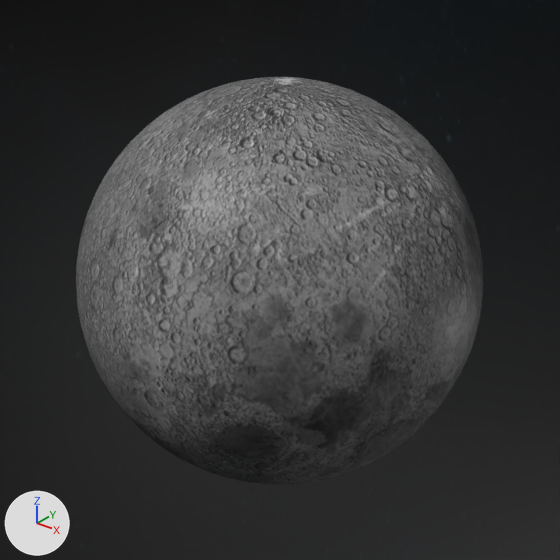
Renders of the Blender file meshes/Moon.blend from each side of a commit.
Both versions are drawn from a 50 mm camera at (22.2, -27.7, 17.2) aimed at (0.0, 0.0, 0.0). The axes (+X, +Y, +Z) are drawn at lower left. The lights are the same throughout.

Script lines for the objects in view, before the commit:
```python
me_moon_display = bpy.data.meshes.new('Moon.Display')
me_moon_display.from_pydata(...)  # 1986 vertices, 3968 faces; spans x -10.0..10.0, y -10.0..10.0, z -10.0..10.0
me_moon_display.polygons.foreach_set('use_smooth', [True] * 3968)
me_moon_display.materials.append(mat_moon)  # picture img_moonsphericalmap_png
me_outerspace_display = bpy.data.meshes.new('OuterSpace.Display')
me_outerspace_display.from_pydata(...)  # 1986 vertices, 3968 faces; spans x -601.0..601.0, y -601.0..601.0, z -601.0..601.0
me_outerspace_display.polygons.foreach_set('use_smooth', [True] * 3968)
me_outerspace_display.materials.append(mat_outerspace)  # picture img_starsbackground_png
ob_moon_display = bpy.data.objects.new('Moon.Display', me_moon_display)
ob_moon_display.location = (0.0, 0.0, 0.0)
ob_outerspace_display = bpy.data.objects.new('OuterSpace.Display', me_outerspace_display)
ob_outerspace_display.location = (0.0, 0.0, 0.0)
```
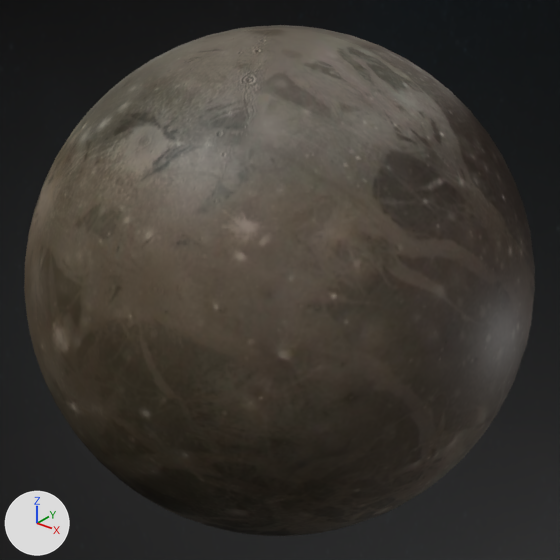
Where the change shows, as pixel boxes [x1, y1, x2, y2] in the pictures (560 x 560 px):
'JupiterGanymede.Display', added
    after: [24, 25, 535, 536]
'Moon.Display', surface changed, recoloured
    both: [76, 77, 483, 484]

The change, as a list of edits to the scene's bpy script:
```text
Add img_titansphericalmap_png:
    img_titansphericalmap_png = load_image('TitanSphericalMap.png', '../images/TitanSphericalMap.png', 2000, 1000, 'sRGB')
Add img_ganymedesphericalmap_png:
    img_ganymedesphericalmap_png = load_image('GanymedeSphericalMap.png', '../images/GanymedeSphericalMap.png', 1800, 900, 'sRGB')
Add mat_titan:
    mat_titan = principled_material('Titan')
    mat_titan.texture = img_titansphericalmap_png
Add mat_ganymede:
    mat_ganymede = principled_material('Ganymede')
    mat_ganymede.texture = img_ganymedesphericalmap_png
Change me_moon_display:
    where me_moon_display.from_pydata(...)  # 1986 vertices, 3968 faces; spans x -10.0..10.0, y -10.0..10.0, z -10.0..10.0
    remove me_moon_display.materials.append(mat_moon)  # picture img_moonsphericalmap_png
    add me_moon_display.materials.append(mat_titan)  # picture img_titansphericalmap_png
Add me_jupiterganymede_display:
    me_jupiterganymede_display.from_pydata(...)  # 1986 vertices, 3968 faces; spans x -12.3..12.3, y -12.3..12.3, z -12.3..12.3
    me_jupiterganymede_display.polygons.foreach_set('use_smooth', [True] * 3968)
    me_jupiterganymede_display.materials.append(mat_ganymede)  # picture img_ganymedesphericalmap_png
Add ob_jupiterganymede_display:
    ob_jupiterganymede_display = bpy.data.objects.new('JupiterGanymede.Display', me_jupiterganymede_display)
    ob_jupiterganymede_display.location = (0.0, 0.0, 0.0)
```
